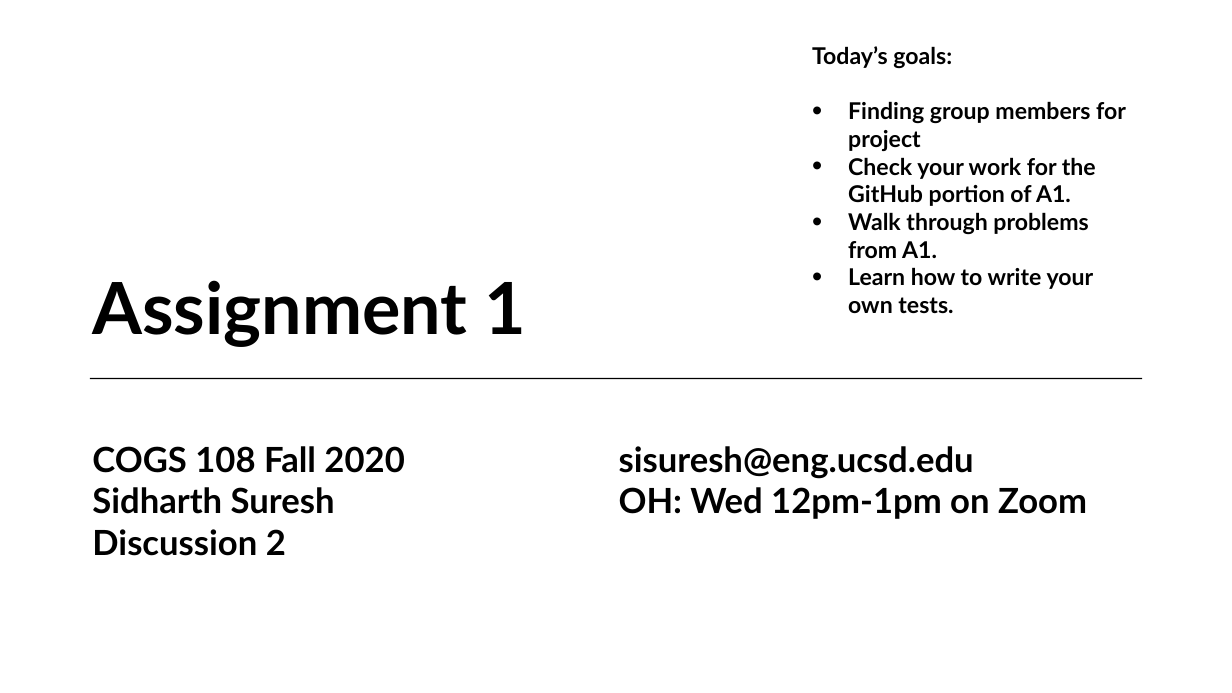
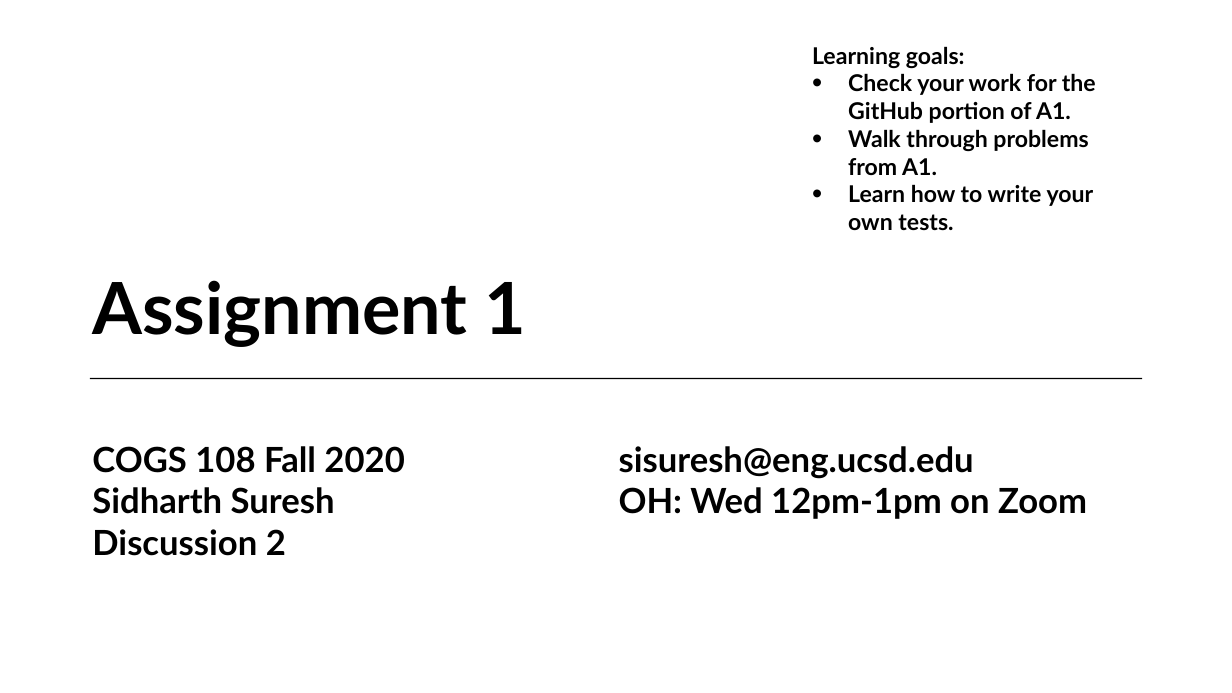
Before and after one commit to COGS108/Section-Fa20, a slide deck: slide 1 of disc02/disc02.pptx. Drawn at 1232x693 pixels with LibreOffice and Linux fonts; fonts in the diff are those of the drawing. Boxes give left, top, right and bottom in pixels: in the first picture for what was removed or moved away, otherwise in the second. Text is boxed around its words. In the diff, an @@ line names an element or a change of style, - is before the commit and + after.

```diff
--- a/disc02/disc02.pptx
+++ b/disc02/disc02.pptx
@@ text at box(812, 46, 965, 68): text changed @@
-Today’s goals:
-• Finding group members for project
+Learning goals:
```
Also in this commit, not shown: 4 other slides changed, 1 other file.
